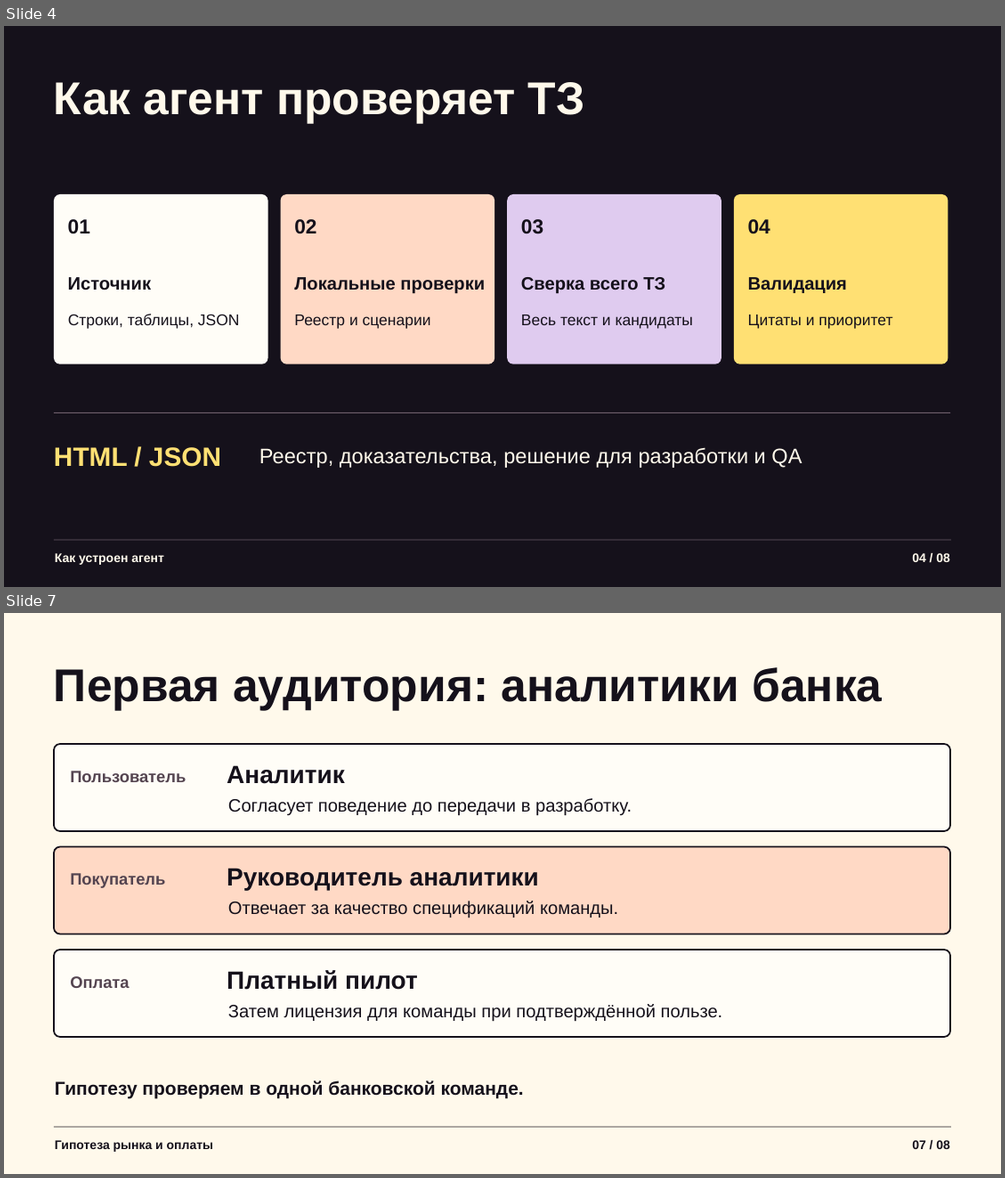
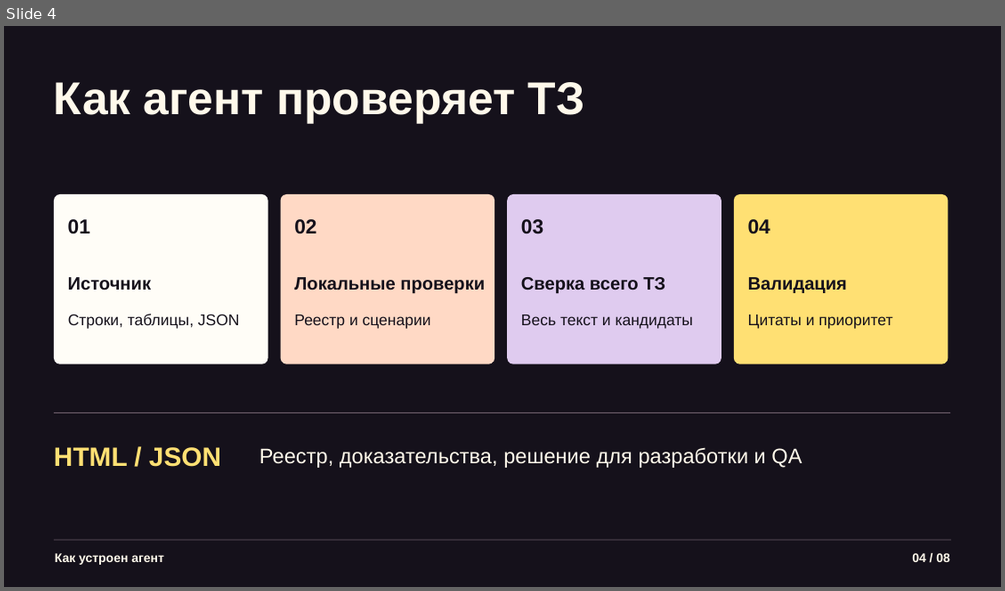
Before and after one commit to gojosatorukz/bcc-requirements-reviewer, a slide deck: presentation/bcc-pitch.pptx. Shown one above the other, each under a label of ours: slides 4 and 7 before the commit, slide 4 after it; the slides between them are not shown. The pictures are 1005x1178 and 1005x591 pixels, drawn with LibreOffice and Linux fonts; fonts in the diff are those of the drawing. Boxes give left, top, right and bottom in pixels: in the first picture for what was removed or moved away, otherwise in the second. Text is boxed around its words. In the diff, an @@ line names an element or a change of style, - is before the commit and + after.

```diff
--- a/presentation/bcc-pitch.pptx
+++ b/presentation/bcc-pitch.pptx
@@ slide 7 removed at box(4, 613, 1001, 1174), background #FFF9EB @@
@@ text removed at box(54, 667, 882, 711) @@
-Первая аудитория: аналитики банка
@@ rounded rectangle removed at box(54, 744, 951, 831) @@
@@ text removed at box(70, 771, 186, 782) @@
-Пользователь
@@ text removed at box(226, 765, 345, 784) @@
-Аналитик
@@ text removed at box(228, 798, 631, 816) @@
-Согласует поведение до передачи в разработку.
@@ rounded rectangle removed at box(54, 846, 951, 933) @@
@@ text removed at box(70, 873, 165, 888) @@
-Покупатель
@@ text removed at box(226, 868, 539, 891) @@
-Руководитель аналитики
@@ text removed at box(228, 900, 618, 918) @@
-Отвечает за качество спецификаций команды.
@@ rounded rectangle removed at box(54, 949, 951, 1037) @@
@@ text removed at box(70, 976, 129, 988) @@
-Оплата
@@ text removed at box(226, 970, 418, 989) @@
-Платный пилот
@@ text removed at box(228, 1004, 723, 1022) @@
-Затем лицензия для команды при подтверждённой пользе.
@@ text removed at box(55, 1080, 524, 1099) @@
-Гипотезу проверяем в одной банковской команде.
@@ rectangle removed at box(54, 1126, 952, 1127) @@
@@ text removed at box(55, 1140, 213, 1151) @@
-Гипотеза рынка и оплаты
@@ text removed at box(912, 1140, 950, 1149) @@
-07 / 08
```
Also in this commit, not shown: 3 slides changed, 1 slide added.
